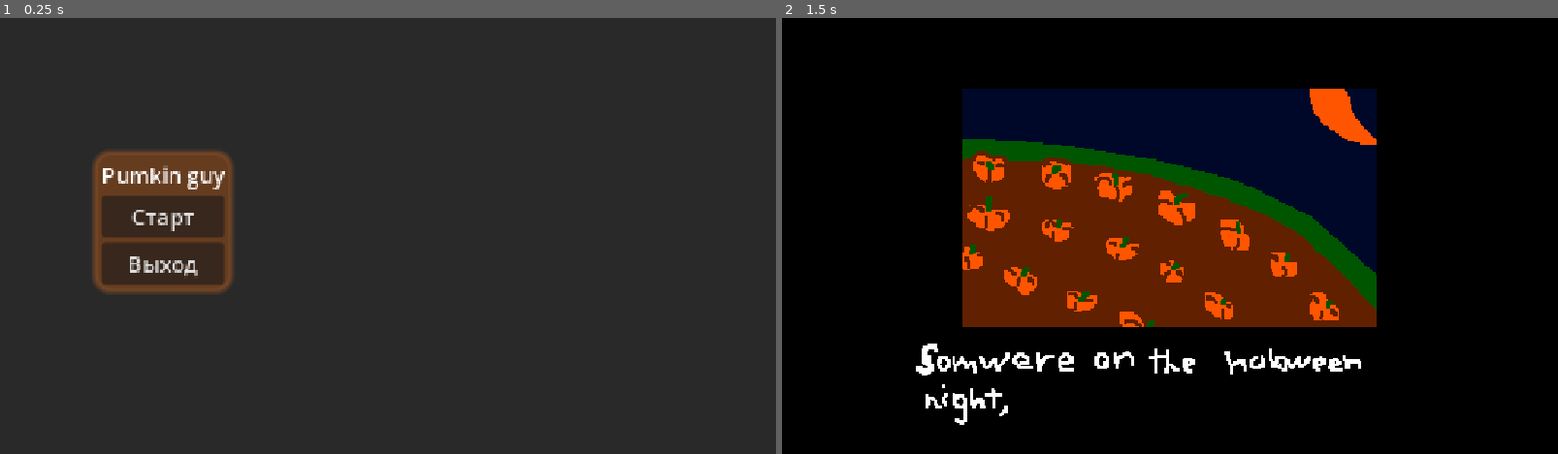
Above: before the commit, frames 1-2 (left to right).
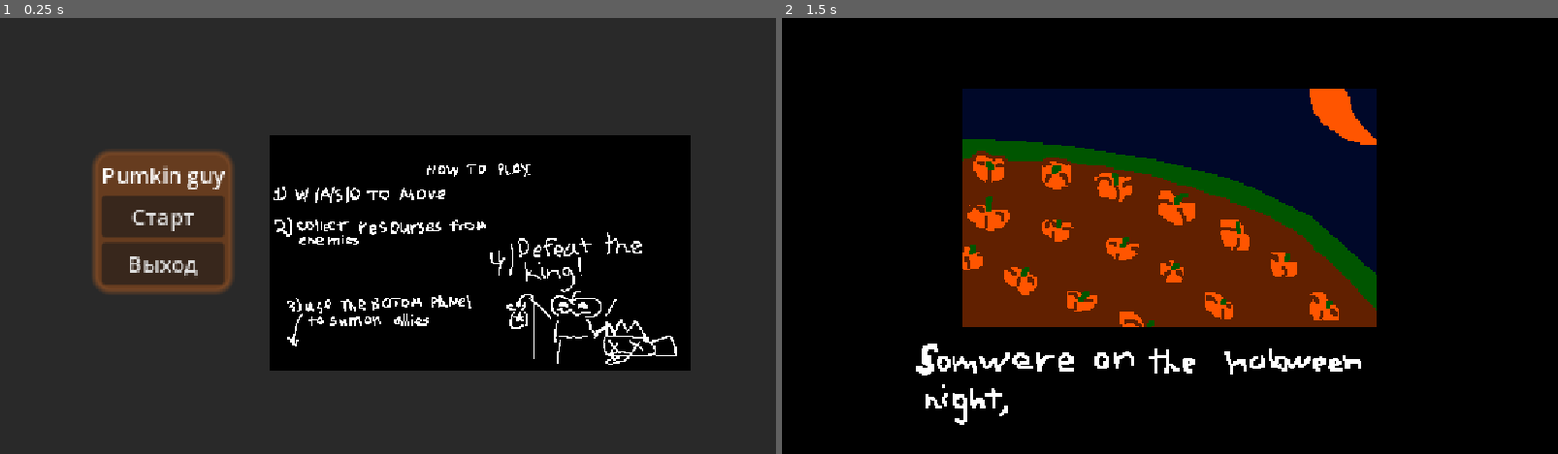
Above: after the commit, the same moments.

Repository: Copy-jams/Game-jam-2026-Spooky-2D-16.10.2026
Game: Godot game, scene res://tscn/Control/menu.tscn
The game is run twice, just before and just after one commit, with the same random seed, the same clock (stepped at 60 frames per second) and the same inputs.
Inputs:
- Up to frame 1 (0.25 s): no input
- Up to frame 2 (1.5 s): click "Старт" at 0.5 s; tap Enter at 1.25 s; hold A (A) from 1.28 s (still down)

The runs differ from the first frame. In frame 1, 29% of the frame differs, in the area x 34-89%, y 26-81%; in frame 2, nothing differs.

Commit message:
Добавил объяснялку в главное меню

Diff:
--- a/The-pumken-guy/tscn/Control/intro.tscn
+++ b/The-pumken-guy/tscn/Control/intro.tscn
@@ -2,7 +2,6 @@
 
 [ext_resource type="Texture2D" uid="uid://ddmwpwr36m238" path="res://assets/intro/intro_final.png" id="1_ottiv"]
 [ext_resource type="Script" uid="uid://dg58ywji6l0gy" path="res://scripts/Control scripts/intro.gd" id="2_qnomu"]
-[ext_resource type="Script" uid="uid://c0gffywdu4bmk" path="res://scripts/Control scripts/starting_music.gd" id="3_jap8j"]
 [ext_resource type="AudioStream" uid="uid://6gb5qutth1n3" path="res://assets/Sounds/Music themes/pease.mp3" id="4_401if"]
 
 [sub_resource type="AtlasTexture" id="AtlasTexture_jap8j"]
@@ -121,8 +120,6 @@
 sprite_frames = SubResource("SpriteFrames_3xd07")
 script = ExtResource("2_qnomu")
 
-[node name="StartingMusic" type="Node" parent="." unique_id=316504580]
-script = ExtResource("3_jap8j")
-Music = ExtResource("4_401if")
-
-[node name="AudioStreamPlayer" type="AudioStreamPlayer" parent="StartingMusic" unique_id=1349713659]
+[node name="AudioStreamPlayer" type="AudioStreamPlayer" parent="." unique_id=1349713659]
+stream = ExtResource("4_401if")
+autoplay = true
--- a/The-pumken-guy/tscn/Control/menu.tscn
+++ b/The-pumken-guy/tscn/Control/menu.tscn
@@ -2,6 +2,11 @@
 
 [ext_resource type="Script" uid="uid://eidwqp7uexu8" path="res://scripts/Control scripts/menu.gd" id="1_qkmnp"]
 [ext_resource type="Theme" uid="uid://drvtyqhf0wd21" path="res://themes/MainTheme.tres" id="2_7nk8k"]
+[ext_resource type="Texture2D" uid="uid://ddmwpwr36m238" path="res://assets/intro/intro_final.png" id="3_sa3km"]
+
+[sub_resource type="AtlasTexture" id="AtlasTexture_3xd07"]
+atlas = ExtResource("3_sa3km")
+region = Rect2(0, 1080, 480, 270)
 
 [node name="Menu" type="Control" unique_id=1192140349]
 texture_filter = 1
@@ -63,6 +68,11 @@
 text = "Грейбокс
 "
 
+[node name="Sprite2D" type="Sprite2D" parent="." unique_id=6065415]
+position = Vector2(712.5, 348.78125)
+scale = Vector2(1.3020834, 1.3020834)
+texture = SubResource("AtlasTexture_3xd07")
+
 [connection signal="pressed" from="CenterContainer/PanelContainer/VBoxContainer/Start" to="." method="_on_start_pressed"]
 [connection signal="pressed" from="CenterContainer/PanelContainer/VBoxContainer/Quit" to="." method="_on_quit_pressed"]
 [connection signal="pressed" from="CenterContainer/PanelContainer/VBoxContainer/Graybox" to="." method="_on_graybox_pressed"]
--- a/The-pumken-guy/tscn/Worlds/maps/castle_1.tscn
+++ b/The-pumken-guy/tscn/Worlds/maps/castle_1.tscn
@@ -55,6 +55,9 @@
 position = Vector2(0.375, 0)
 shape = SubResource("RectangleShape2D_3xd07")
 
+[node name="Player" parent="." unique_id=796434290 instance=ExtResource("8_ptfoq")]
+position = Vector2(20, 1147)
+
 [node name="Tron" type="Sprite2D" parent="." unique_id=123681376]
 position = Vector2(0, -1622.0001)
 scale = Vector2(6, 6)
@@ -69,9 +72,6 @@
 
 [node name="Paladin2" parent="." unique_id=1372801482 instance=ExtResource("7_ko0ab")]
 position = Vector2(156, -1446)
-
-[node name="Player" parent="." unique_id=796434290 instance=ExtResource("8_ptfoq")]
-position = Vector2(20, 1147)
 
 [node name="PointLight2D" type="PointLight2D" parent="." unique_id=1963446064]
 position = Vector2(-2, -1668)
Not shown, changed: The-pumken-guy/assets/Sounds/Music themes/pease.mp3.import
Not shown, changed: The-pumken-guy/assets/icons/map_building_icons.png.import
